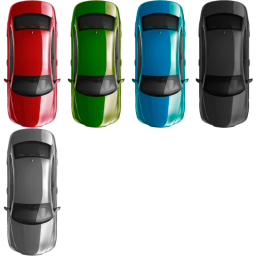
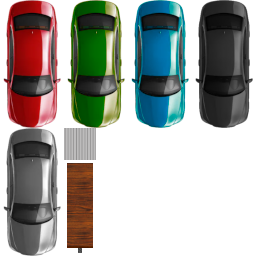
The second w=256, h=256 image is a revision of the first. Changes to its layers:
added layer "bank" above "Eingefügte Ebene" over [67, 163, 93, 253]
added layer "Eingefügte Ebene" above "car_silver" over [64, 128, 96, 160]
